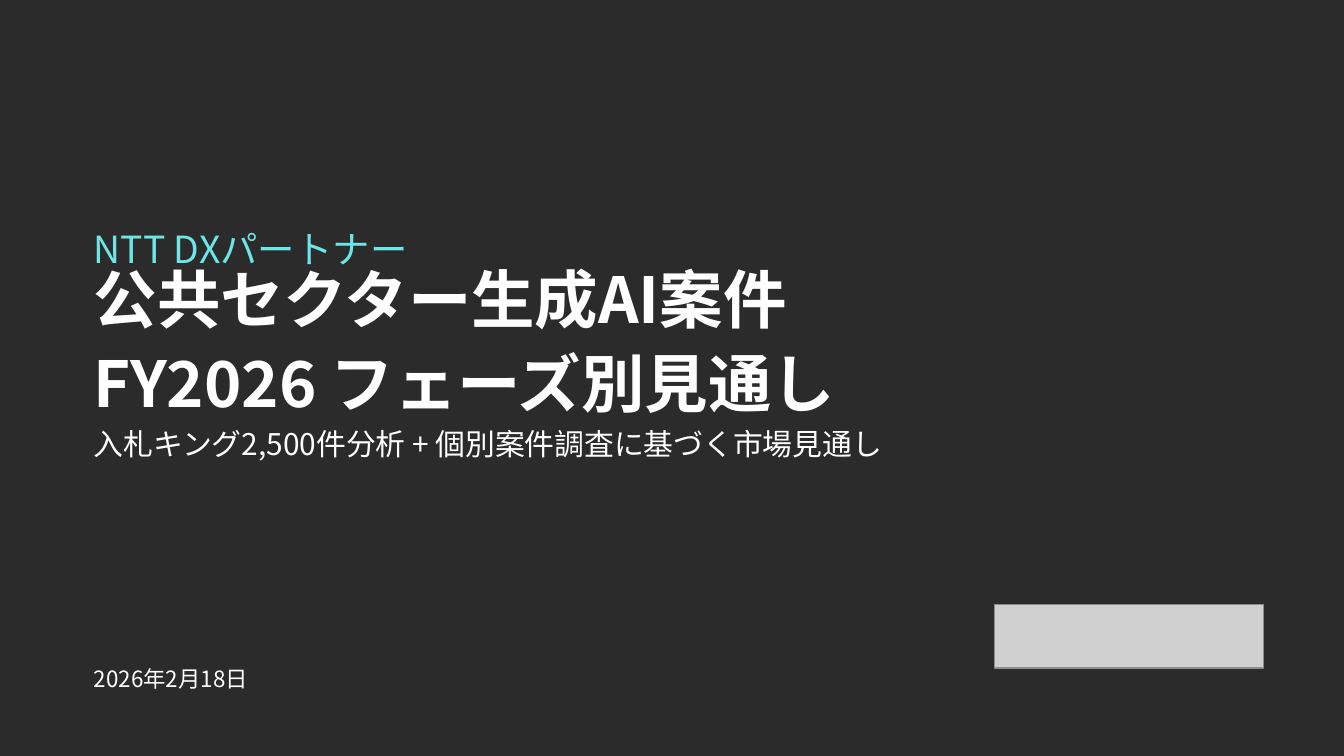
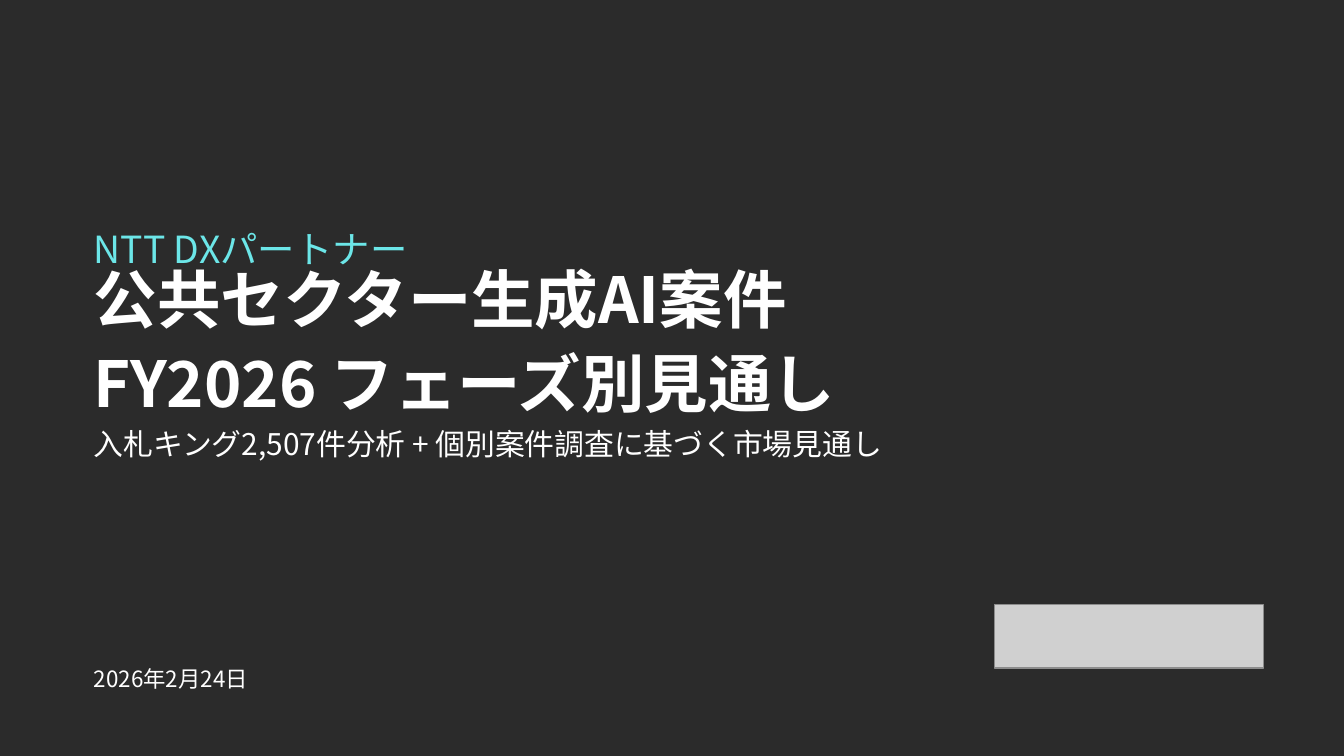
Before and after one commit to ttygtdgs/obsidian-ttygtd, a slide deck: slide 1 of 05_Output/Projects/@Active/NTTDX-Customer-Expansion-Mission/02-materials/FY2026-公共セクター生成AI案件-フェーズ別見通し.pptx. Drawn at 1344x756 pixels with LibreOffice and Linux fonts; fonts in the diff are those of the drawing; grey boxes stand for pictures; background and template pictures are left out; a plain dark background stands for a picture behind light text. Boxes give left, top, right and bottom in pixels: in the first picture for what was removed or moved away, otherwise in the second. Text is boxed around its words. In the diff, an @@ line names an element or a change of style, - is before the commit and + after.

```diff
--- a/05_Output/Projects/@Active/NTTDX-Customer-Expansion-Mission/02-materials/FY2026-公共セクター生成AI案件-フェーズ別見通し.pptx
+++ b/05_Output/Projects/@Active/NTTDX-Customer-Expansion-Mission/02-materials/FY2026-公共セクター生成AI案件-フェーズ別見通し.pptx
@@ text at bbox=[94, 430, 882, 461]: text changed @@
-入札キング2,500件分析 + 個別案件調査に基づく市場見通し
+入札キング2,507件分析 + 個別案件調査に基づく市場見通し
@@ text at bbox=[94, 668, 248, 689]: text changed @@
-2026年2月18日
+2026年2月24日
```
Also in this commit, not shown: 7 other slides changed, 8 other files.
